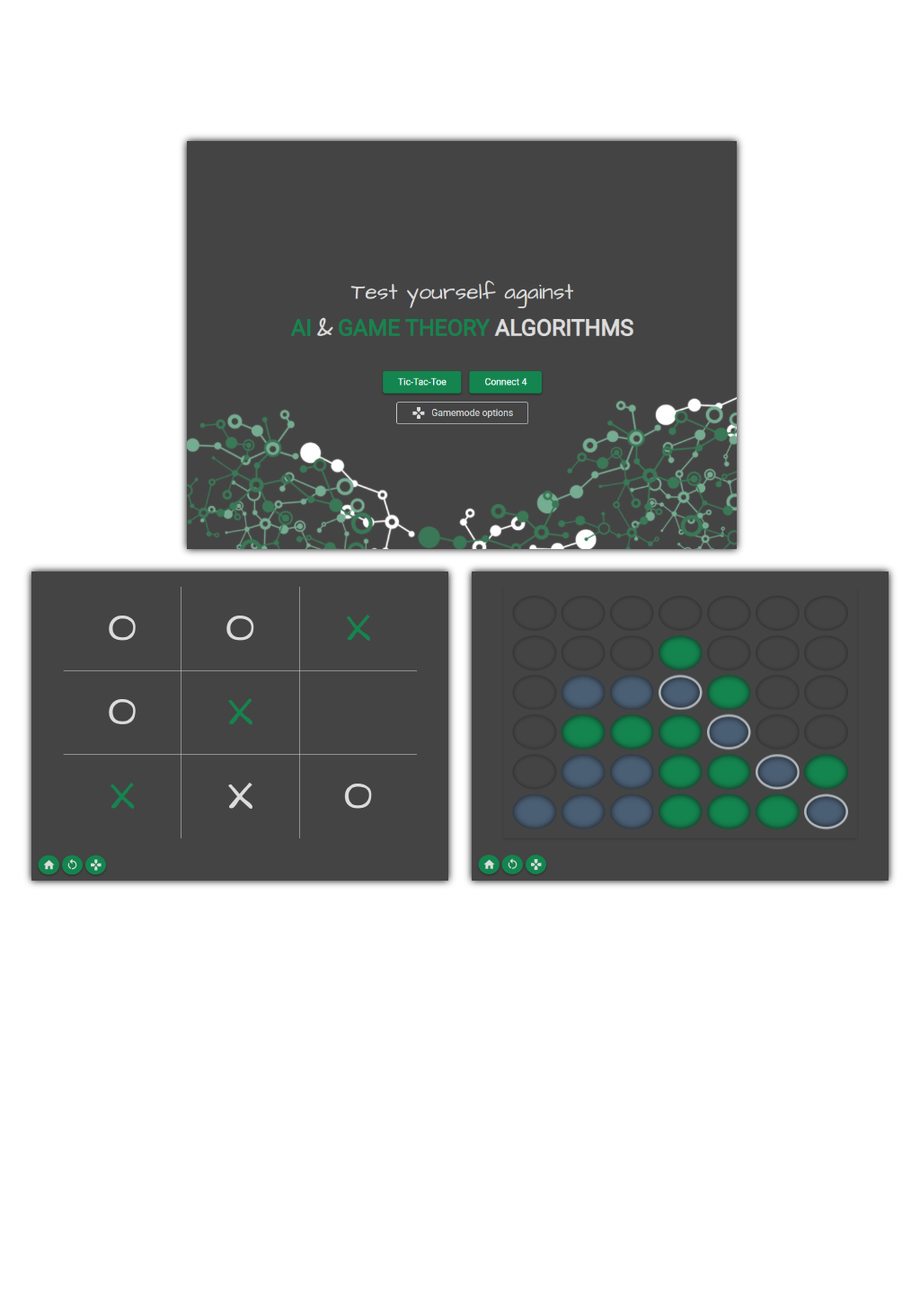
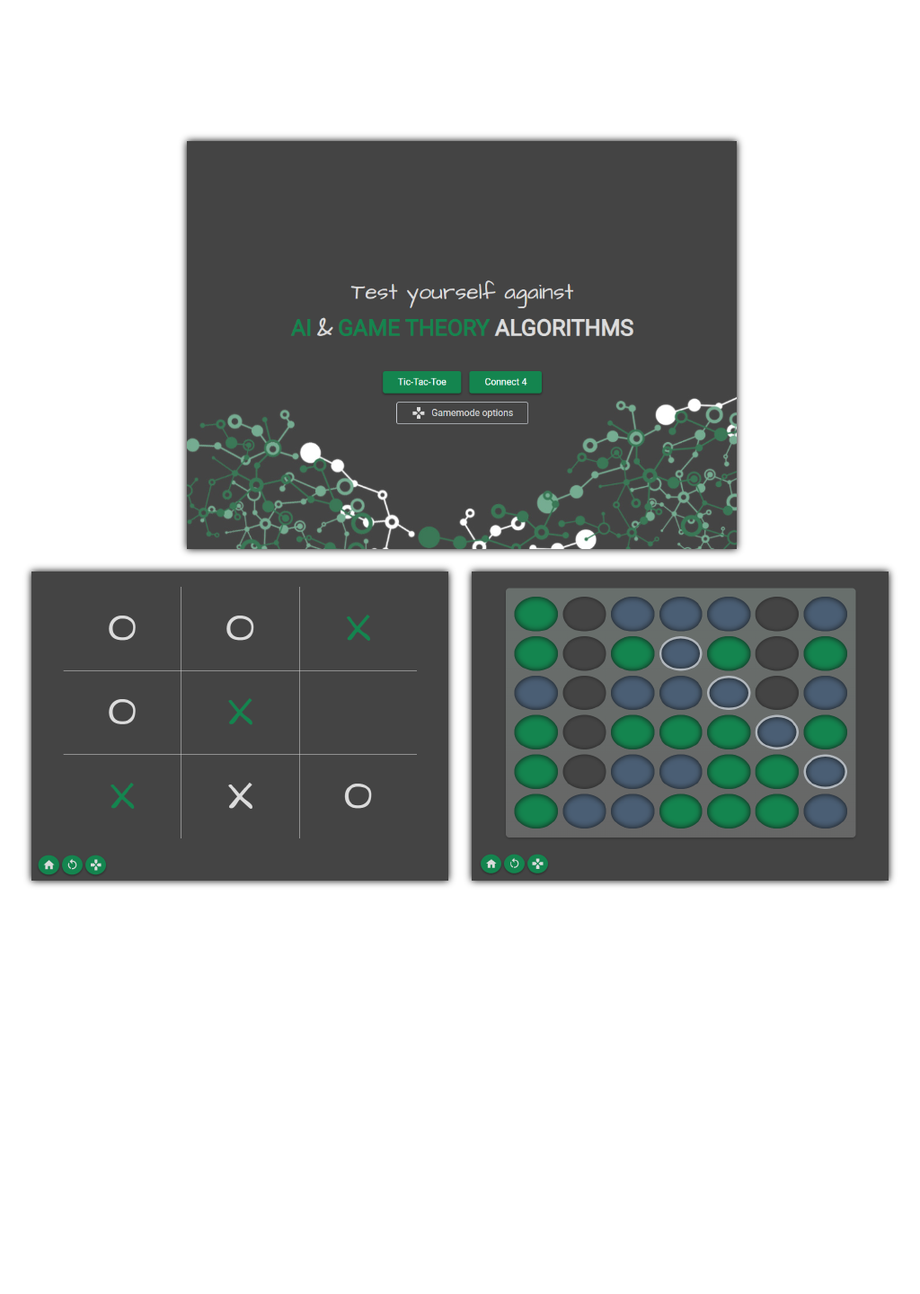
Layer changes from the first w=920, h=1294 image to the second:
added layer "Layer 6" above "Layer 6 copy 2" over [477, 587, 859, 877]
